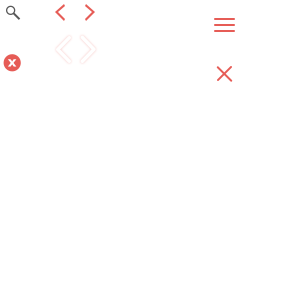
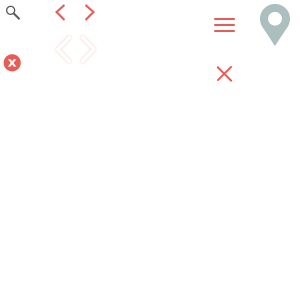
Layers edited between the first and the second w=300, h=300 image:
added layer "map icon" above "mobile menu close" over [left=260, top=4, right=290, bottom=46]
